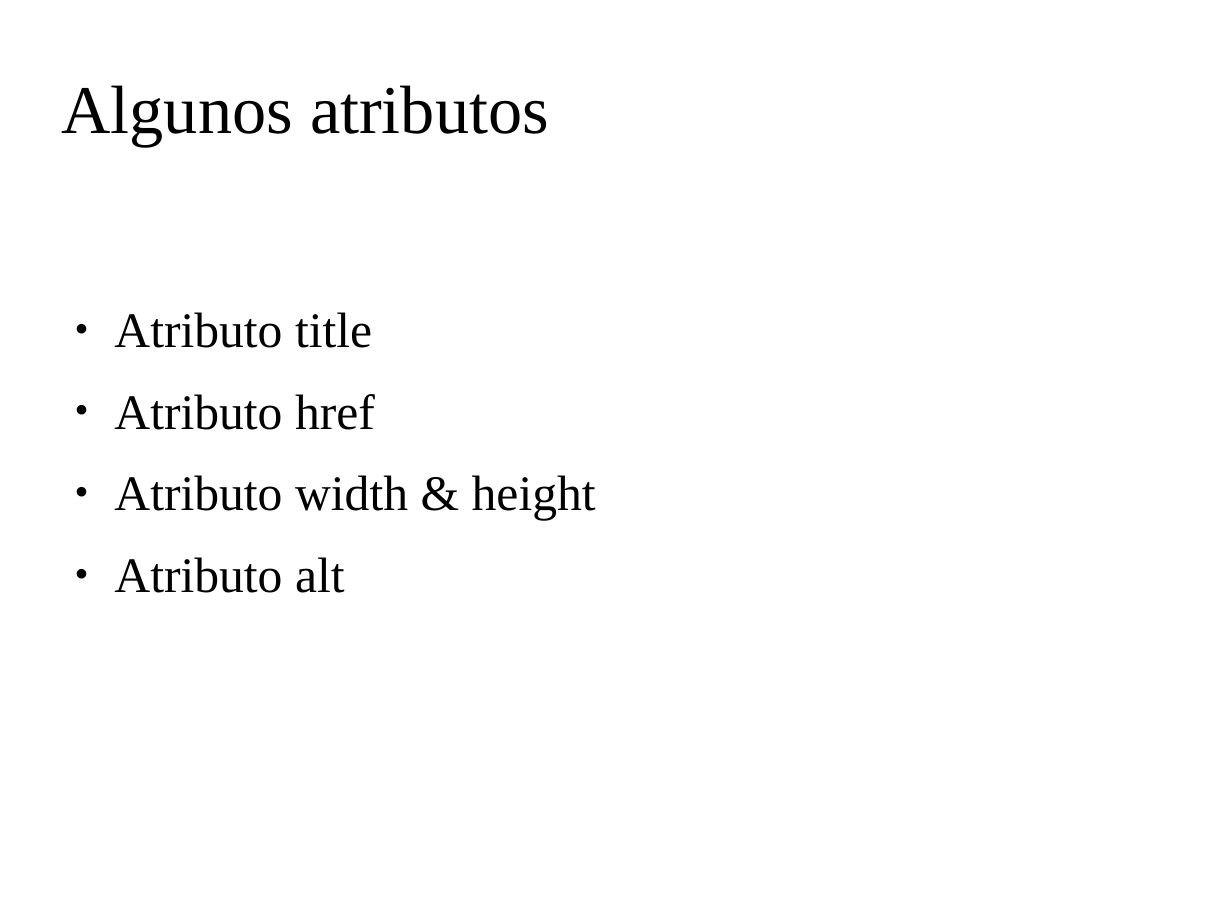
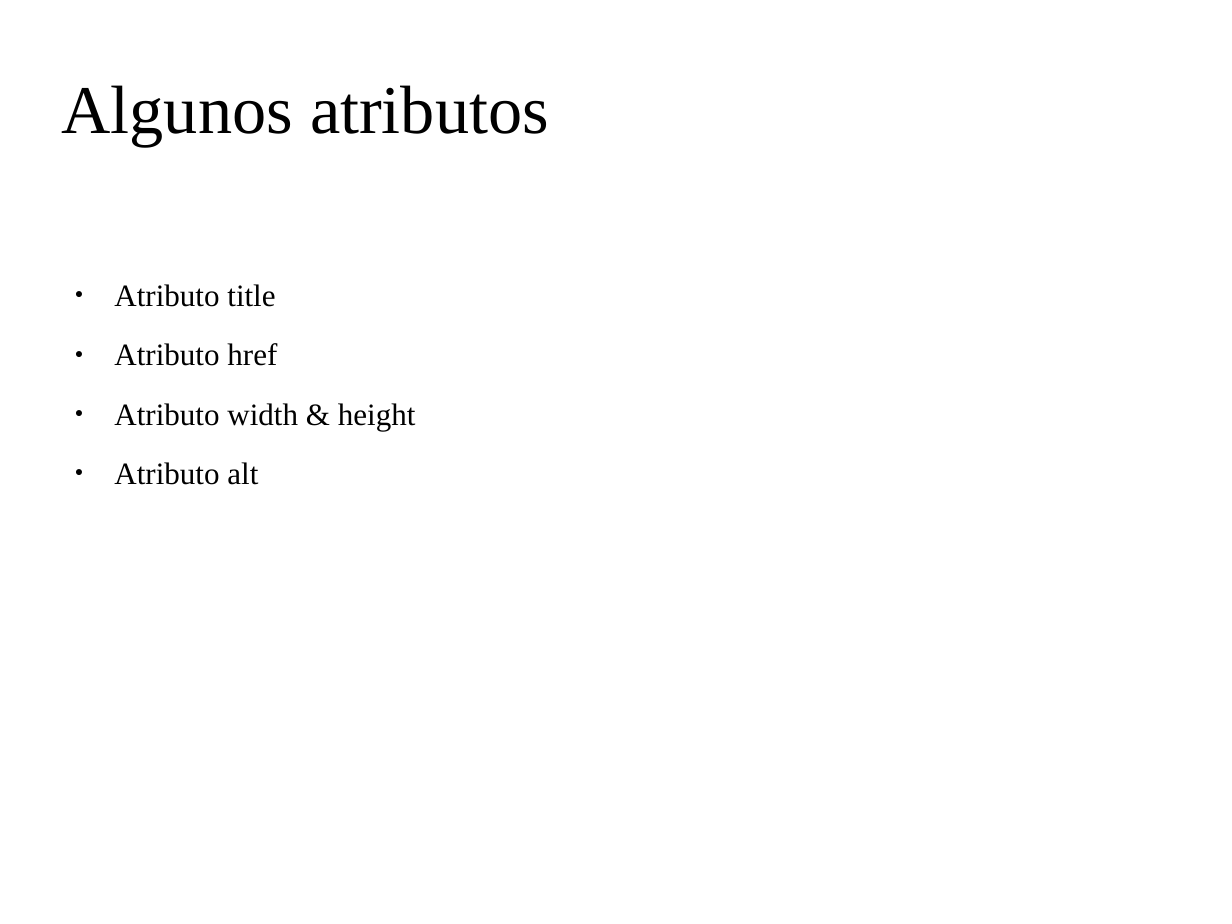
Before and after one commit to codefuncode/Curso-de-HTML-2020, a slide deck: slide 4 of 01-Tutorial-HTML/005-Atributos-HTML/005-Atributos-HTML.odp. Drawn at 1232x924 pixels with LibreOffice and Linux fonts; fonts in the diff are those of the drawing; background and template pictures are left out. Boxes give left, top, right and bottom in pixels: in the first picture for what was removed or moved away, otherwise in the second. Text is boxed around its words. In the diff, an @@ line names an element or a change of style, - is before the commit and + after.

```diff
--- a/01-Tutorial-HTML/005-Atributos-HTML/005-Atributos-HTML.odp
+++ b/01-Tutorial-HTML/005-Atributos-HTML/005-Atributos-HTML.odp
@@ text "Atributo title" at (x1=114, y1=284, x2=416, y2=485): size 32 to 20 pt @@
```
Also in this commit, not shown: 17 other files.
